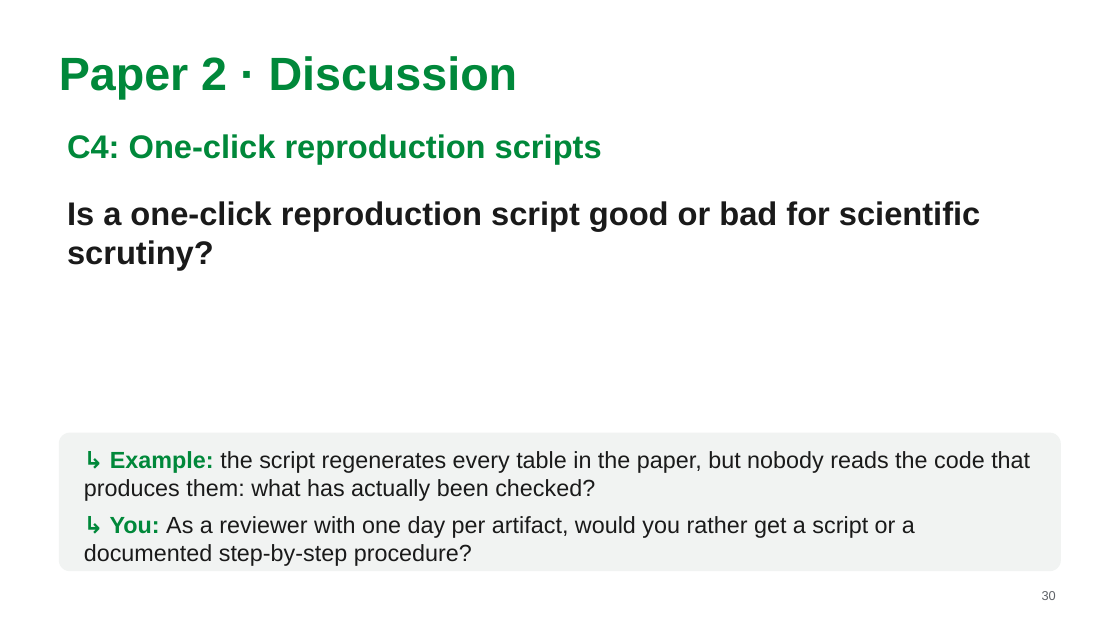
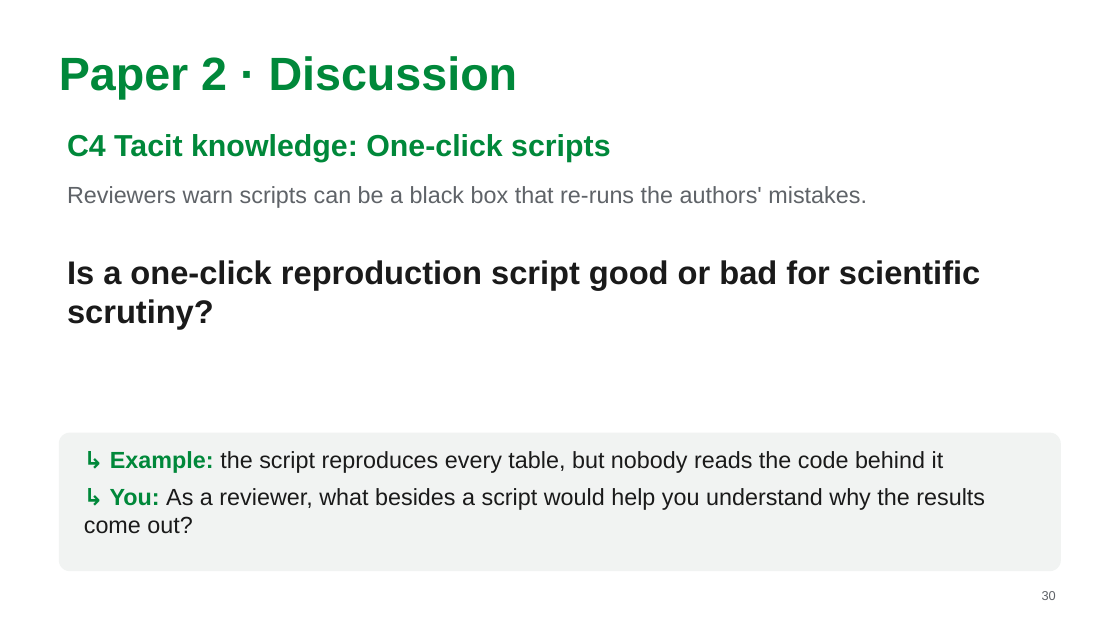
Before and after one commit to MarkAndreDuesing/Reprod_Docs_And_Notes, a slide deck: slide 30 of Vorl_2/slides/lecture2-team-paper2.pptx. Drawn at 1120x630 pixels with LibreOffice and Linux fonts; fonts in the diff are those of the drawing. Boxes give left, top, right and bottom in pixels: in the first picture for what was removed or moved away, otherwise in the second. Text is boxed around its words. In the diff, an @@ line names an element or a change of style, - is before the commit and + after.

```diff
--- a/Vorl_2/slides/lecture2-team-paper2.pptx
+++ b/Vorl_2/slides/lecture2-team-paper2.pptx
@@ text at <box>67,134,610,162</box>: text changed; size 28 to 26 pt @@
-C4: One-click reproduction scripts
+C4 Tacit knowledge: One-click scripts
@@ text added at <box>67,186,867,208</box>, 20 pt, text #5F6368 @@
+Reviewers warn scripts can be a black box that re-runs the authors' mistakes.
@@ text "Is a one-click reproduction script ...": place and size @@
-text "Is a one-click reproduction script ..." at <box>67,201,980,270</box>
+text "Is a one-click reproduction script ..." at <box>67,260,980,329</box>
@@ text at <box>84,451,985,534</box>: text changed @@
-↳ Example: the script regenerates every table in the paper, but nobody reads the code that produces them: what has actually been checked?
-↳ You: As a reviewer with one day per artifact, would you rather get a script or a documented step-by-step procedure?
+↳ Example: the script reproduces every table, but nobody reads the code behind it
+↳ You: As a reviewer, what besides a script would help you understand why the results come out?
```
Also in this commit, not shown: 18 other slides changed, 2 other files.
